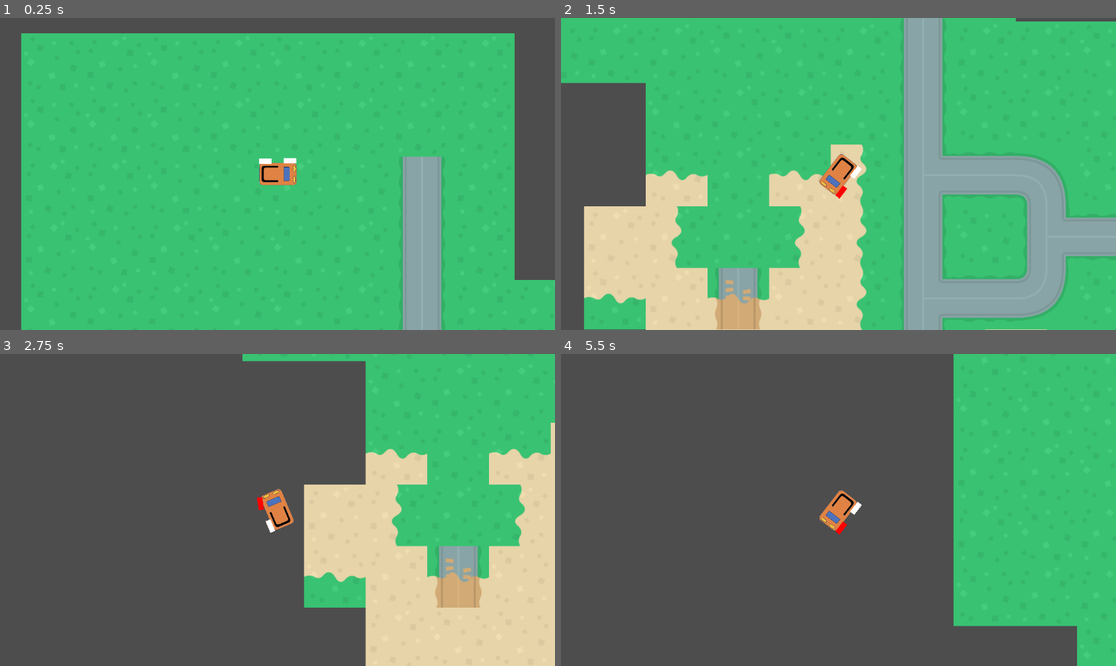
Above: before the commit, frames 1-4 (two rows, left to right).
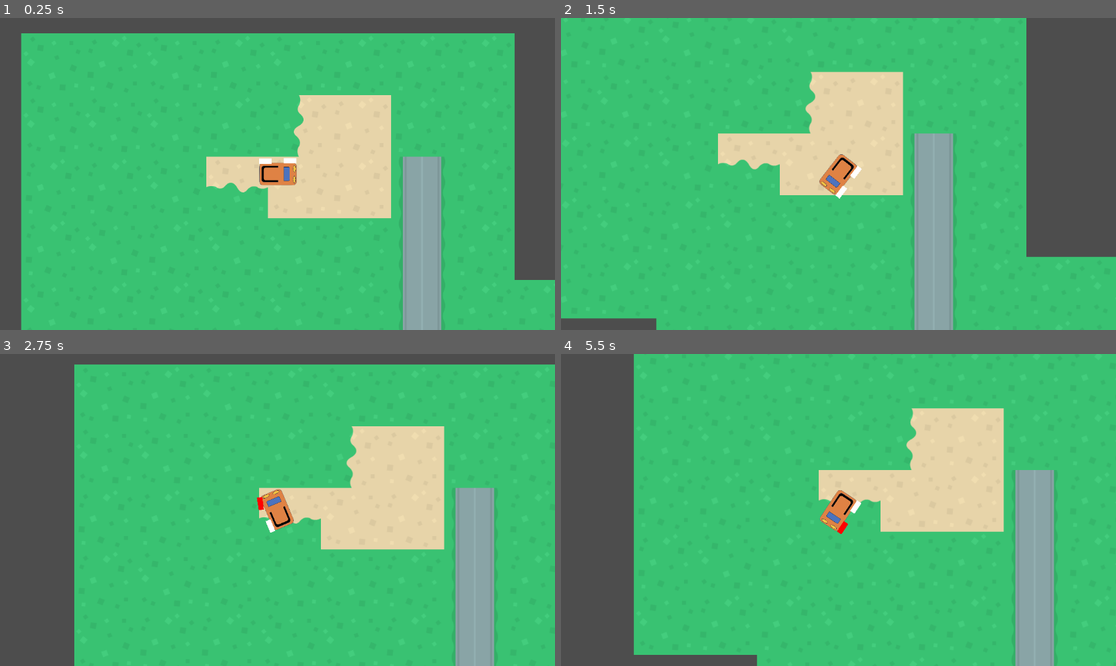
Above: after the commit, the same moments.

Repository: joshmutus/godotstuff
Game: Godot game, scene res://world.tscn
The game is run twice, just before and just after one commit, with the same random seed, the same clock (stepped at 60 frames per second) and the same inputs.
Inputs:
- Up to frame 1 (0.25 s): no input
- Up to frame 2 (1.5 s): tap Enter at 0.5 s; hold Right (steer_right) 0.53-1.28 s; hold Up (gas) 0.53-1.28 s; hold Down (brake) from 1.28 s (still down); tap Up (gas) at 1.35 s
- Up to frame 3 (2.75 s): release Down (brake) at 2.03 s; hold Right (steer_right) from 2.03 s (still down); hold Up (gas) from 2.03 s (still down)
- Up to frame 4 (5.5 s): release Up (gas) at 2.78 s; tap Up (gas) at 2.85, 4.35 s; release Right (steer_right) at 3.53 s; hold Up (gas) 3.53-4.28 s; hold Left (steer_left) 3.53-5.03 s; hold Down (brake) from 5.03 s (still down); hold Up (gas) from 5.03 s (still down)

The runs differ from the first frame. In frame 1, 8.3% of the frame differs, in the area x 37-71%, y 24-65%; in frame 2, 52%; in frame 3, 69%, in the area x 13-100%, y 0-100%; in frame 4, 66%.
Error after the commit: Invalid access to property or key 'world_to_ma' on a base object of type 'TileMap'. (res://car.gd:28)

Commit message:
Messing around

Diff:
--- a/car.gd
+++ b/car.gd
@@ -25,9 +25,10 @@
 
 
 func apply_friction():
-	for i in get_slide_collision_count():
-		var col = get_slide_collision(i)
-		print(col.get_collider().name)
+	print(%racing_terrain.world_to_ma)
+	# for i in get_slide_collision_count():
+	# 	var col = get_slide_collision(i)
+	# 	print("collision with: ", col.get_property_list())
 	if velocity.length() < 10:
 		velocity = Vector2.ZERO
 	var friction_force = velocity * friction
@@ -68,12 +69,12 @@
 	if velocity.length() > slip_speed:
 		%fw_rect.color = Color(1.0, 0.0, 0.0, 1.0)
 		traction = traction_fast
-		print("slipping traction: ", traction)
+		# print("slipping traction: ", traction)
 	var d = new_heading.dot(velocity.normalized())
 	if d > 0:
 		# velocity = new_heading*velocity.length()
 		velocity = velocity.lerp(new_heading * velocity.length(), traction)
-		print(rad_to_deg(new_heading.angle()), new_heading * velocity.length() - velocity)
+		# print(rad_to_deg(new_heading.angle()), new_heading * velocity.length() - velocity)
 	if d < 0:
 		velocity = -new_heading * min(velocity.length(), max_speed_reverse)
 	rotation = new_heading.angle()
--- a/world.tscn
+++ b/world.tscn
@@ -1,7 +1,15 @@
-[gd_scene load_steps=5 format=3 uid="uid://bp4ln6odug5dw"]
-
+[gd_scene load_steps=9 format=3 uid="uid://bp4ln6odug5dw"]
+
+[ext_resource type="Script" path="res://world.gd" id="1_t1rgj"]
 [ext_resource type="PackedScene" uid="uid://dtebpl86mvai" path="res://car.tscn" id="2_n1xu7"]
 [ext_resource type="Texture2D" uid="uid://bui40rypxw13n" path="res://terrainTiles_retina.png" id="3_fcgsr"]
+[ext_resource type="Script" path="res://racing_terrain.gd" id="4_s20ky"]
+
+[sub_resource type="PhysicsMaterial" id="PhysicsMaterial_rb8ku"]
+resource_name = "grass"
+
+[sub_resource type="PhysicsMaterial" id="PhysicsMaterial_c6el4"]
+resource_name = "asphalt"
 
 [sub_resource type="TileSetAtlasSource" id="TileSetAtlasSource_dcxl5"]
 resource_name = "terrain"
@@ -10,6 +18,11 @@
 0:0/0 = 0
 0:0/0/terrain_set = 0
 0:0/0/terrain = 0
+0:0/0/physics_layer_0/linear_velocity = Vector2(0, 0)
+0:0/0/physics_layer_0/angular_velocity = 0.0
+0:0/0/physics_layer_0/polygon_0/points = PackedVector2Array(64, 64, -64, 64, -64, -64, 64, -64)
+0:0/0/physics_layer_1/linear_velocity = Vector2(0, 0)
+0:0/0/physics_layer_1/angular_velocity = 0.0
 0:0/0/terrains_peering_bit/right_side = 0
 0:0/0/terrains_peering_bit/bottom_right_corner = 0
 0:0/0/terrains_peering_bit/bottom_side = 0
@@ -21,6 +34,13 @@
 1:0/0 = 0
 1:0/0/terrain_set = 0
 1:0/0/terrain = 3
+1:0/0/physics_layer_0/linear_velocity = Vector2(0, 0)
+1:0/0/physics_layer_0/angular_velocity = 0.0
+1:0/0/physics_layer_0/polygon_0/points = PackedVector2Array(-32, -64, -32, 64, -64, 64, -64, -64, -64, -64, -64, -64, -32, -64)
+1:0/0/physics_layer_0/polygon_1/points = PackedVector2Array(32, -64, 32, 64, 64, 64, 64, -64)
+1:0/0/physics_layer_1/linear_velocity = Vector2(0, 0)
+1:0/0/physics_layer_1/angular_velocity = 0.0
+1:0/0/physics_layer_1/polygon_0/points = PackedVector2Array(-32, -64, -32, 64, 32, 64, 32, -64)
 1:0/0/terrains_peering_bit/right_side = 0
 1:0/0/terrains_peering_bit/bottom_right_corner = 0
 1:0/0/terrains_peering_bit/bottom_side = 3
@@ -32,6 +52,10 @@
 2:0/0 = 0
 2:0/0/terrain_set = 0
 2:0/0/terrain = 3
+2:0/0/physics_layer_0/linear_velocity = Vector2(0, 0)
+2:0/0/physics_layer_0/angular_velocity = 0.0
+2:0/0/physics_layer_1/linear_velocity = Vector2(0, 0)
+2:0/0/physics_layer_1/angular_velocity = 0.0
 2:0/0/terrains_peering_bit/right_side = 3
 2:0/0/terrains_peering_bit/bottom_right_corner = 0
 2:0/0/terrains_peering_bit/bottom_side = 0
@@ -43,6 +67,10 @@
 3:0/0 = 0
 3:0/0/terrain_set = 0
 3:0/0/terrain = 3
+3:0/0/physics_layer_0/linear_velocity = Vector2(0, 0)
+3:0/0/physics_layer_0/angular_velocity = 0.0
+3:0/0/physics_layer_1/linear_velocity = Vector2(0, 0)
+3:0/0/physics_layer_1/angular_velocity = 0.0
 3:0/0/terrains_peering_bit/right_side = 3
 3:0/0/terrains_peering_bit/bottom_right_corner = 0
 3:0/0/terrains_peering_bit/bottom_side = 3
@@ -54,6 +82,10 @@
 4:0/0 = 0
 4:0/0/terrain_set = 0
 4:0/0/terrain = 3
+4:0/0/physics_layer_0/linear_velocity = Vector2(0, 0)
+4:0/0/physics_layer_0/angular_velocity = 0.0
+4:0/0/physics_layer_1/linear_velocity = Vector2(0, 0)
+4:0/0/physics_layer_1/angular_velocity = 0.0
 4:0/0/terrains_peering_bit/right_side = 0
 4:0/0/terrains_peering_bit/bottom_right_corner = 0
 4:0/0/terrains_peering_bit/bottom_side = 3
@@ -65,6 +97,10 @@
 5:0/0 = 0
 5:0/0/terrain_set = 0
 5:0/0/terrain = 3
+5:0/0/physics_layer_0/linear_velocity = Vector2(0, 0)
+5:0/0/physics_layer_0/angular_velocity = 0.0
+5:0/0/physics_layer_1/linear_velocity = Vector2(0, 0)
+5:0/0/physics_layer_1/angular_velocity = 0.0
 5:0/0/terrains_peering_bit/right_side = 3
 5:0/0/terrains_peering_bit/bottom_right_corner = 0
 5:0/0/terrains_peering_bit/bottom_side = 0
@@ -76,6 +112,10 @@
 6:0/0 = 0
 6:0/0/terrain_set = 0
 6:0/0/terrain = 3
+6:0/0/physics_layer_0/linear_velocity = Vector2(0, 0)
+6:0/0/physics_layer_0/angular_velocity = 0.0
+6:0/0/physics_layer_1/linear_velocity = Vector2(0, 0)
+6:0/0/physics_layer_1/angular_velocity = 0.0
 6:0/0/terrains_peering_bit/right_side = 3
 6:0/0/terrains_peering_bit/bottom_right_corner = 0
 6:0/0/terrains_peering_bit/bottom_side = 3
@@ -87,6 +127,10 @@
 7:0/0 = 0
 7:0/0/terrain_set = 0
 7:0/0/terrain = 1
+7:0/0/physics_layer_0/linear_velocity = Vector2(0, 0)
+7:0/0/physics_layer_0/angular_velocity = 0.0
+7:0/0/physics_layer_1/linear_velocity = Vector2(0, 0)
+7:0/0/physics_layer_1/angular_velocity = 0.0
 7:0/0/terrains_peering_bit/right_side = 1
 7:0/0/terrains_peering_bit/bottom_right_corner = 1
 7:0/0/terrains_peering_bit/bottom_side = 1
@@ -98,6 +142,10 @@
 8:0/0 = 0
 8:0/0/terrain_set = 0
 8:0/0/terrain = 1
+8:0/0/physics_layer_0/linear_velocity = Vector2(0, 0)
+8:0/0/physics_layer_0/angular_velocity = 0.0
+8:0/0/physics_layer_1/linear_velocity = Vector2(0, 0)
+8:0/0/physics_layer_1/angular_velocity = 0.0
 8:0/0/terrains_peering_bit/right_side = 0
 8:0/0/terrains_peering_bit/bottom_right_corner = 0
 8:0/0/terrains_peering_bit/bottom_side = 1
@@ -109,6 +157,10 @@
 9:0/0 = 0
 9:0/0/terrain_set = 0
 9:0/0/terrain = 3
+9:0/0/physics_layer_0/linear_velocity = Vector2(0, 0)
+9:0/0/physics_layer_0/angular_velocity = 0.0
+9:0/0/physics_layer_1/linear_velocity = Vector2(0, 0)
+9:0/0/physics_layer_1/angular_velocity = 0.0
 9:0/0/terrains_peering_bit/right_side = 3
 9:0/0/terrains_peering_bit/bottom_right_corner = 0
 9:0/0/terrains_peering_bit/bottom_side = 0
@@ -120,6 +172,11 @@
 0:1/0 = 0
 0:1/0/terrain_set = 0
 0:1/0/terrain = 0
+0:1/0/physics_layer_0/linear_velocity = Vector2(0, 0)
+0:1/0/physics_layer_0/angular_velocity = 0.0
+0:1/0/physics_layer_0/polygon_0/points = PackedVector2Array(-64, -64, -64, 64, 64, 64, 64, -64, -64, -64)
+0:1/0/physics_layer_1/linear_velocity = Vector2(0, 0)
+0:1/0/physics_layer_1/angular_velocity = 0.0
 0:1/0/terrains_peering_bit/right_side = 0
 0:1/0/terrains_peering_bit/bottom_right_corner = 0
 0:1/0/terrains_peering_bit/bottom_side = 0
@@ -131,6 +188,10 @@
 1:1/0 = 0
 1:1/0/terrain_set = 0
 1:1/0/terrain = 3
+1:1/0/physics_layer_0/linear_velocity = Vector2(0, 0)
+1:1/0/physics_layer_0/angular_velocity = 0.0
+1:1/0/physics_layer_1/linear_velocity = Vector2(0, 0)
+1:1/0/physics_layer_1/angular_velocity = 0.0
 1:1/0/terrains_peering_bit/right_side = 3
 1:1/0/terrains_peering_bit/bottom_right_corner = 0
 1:1/0/terrains_peering_bit/bottom_side = 3
@@ -142,6 +203,10 @@
 2:1/0 = 0
 2:1/0/terrain_set = 0
 2:1/0/terrain = 3
+2:1/0/physics_layer_0/linear_velocity = Vector2(0, 0)
+2:1/0/physics_layer_0/angular_velocity = 0.0
+2:1/0/physics_layer_1/linear_velocity = Vector2(0, 0)
+2:1/0/physics_layer_1/angular_velocity = 0.0
 2:1/0/terrains_peering_bit/right_side = 3
 2:1/0/terrains_peering_bit/bottom_right_corner = 0
 2:1/0/terrains_peering_bit/bottom_side = 3
@@ -153,6 +218,10 @@
 3:1/0 = 0
 3:1/0/terrain_set = 0
 3:1/0/terrain = 3
+3:1/0/physics_layer_0/linear_velocity = Vector2(0, 0)
+3:1/0/physics_layer_0/angular_velocity = 0.0
+3:1/0/physics_layer_1/linear_velocity = Vector2(0, 0)
+3:1/0/physics_layer_1/angular_velocity = 0.0
 3:1/0/terrains_peering_bit/right_side = 3
 3:1/0/terrains_peering_bit/bottom_right_corner = 0
 3:1/0/terrains_peering_bit/bottom_side = 3
@@ -164,6 +233,10 @@
 4:1/0 = 0
 4:1/0/terrain_set = 0
 4:1/0/terrain = 3
+4:1/0/physics_layer_0/linear_velocity = Vector2(0, 0)
+4:1/0/physics_layer_0/angular_velocity = 0.0
+4:1/0/physics_layer_1/linear_velocity = Vector2(0, 0)
+4:1/0/physics_layer_1/angular_velocity = 0.0
 4:1/0/terrains_peering_bit/right_side = 0
 4:1/0/terrains_peering_bit/bottom_right_corner = 0
 4:1/0/terrains_peering_bit/bottom_side = 3
@@ -175,6 +248,10 @@
 5:1/0 = 0
 5:1/0/terrain_set = 0
 5:1/0/terrain = 3
+5:1/0/physics_layer_0/linear_velocity = Vector2(0, 0)
+5:1/0/physics_layer_0/angular_velocity = 0.0
+5:1/0/physics_layer_1/linear_velocity = Vector2(0, 0)
+5:1/0/physics_layer_1/angular_velocity = 0.0
 5:1/0/terrains_peering_bit/right_side = 3
 5:1/0/terrains_peering_bit/bottom_right_corner = 0
 5:1/0/terrains_peering_bit/bottom_side = 0
@@ -186,6 +263,10 @@
 6:1/0 = 0
 6:1/0/terrain_set = 0
 6:1/0/terrain = 3
+6:1/0/physics_layer_0/linear_velocity = Vector2(0, 0)
+6:1/0/physics_layer_0/angular_velocity = 0.0
+6:1/0/physics_layer_1/linear_velocity = Vector2(0, 0)
+6:1/0/physics_layer_1/angular_velocity = 0.0
 6:1/0/terrains_peering_bit/right_side = 0
 6:1/0/terrains_peering_bit/bottom_right_corner = 0
 6:1/0/terrains_peering_bit/bottom_side = 0
@@ -197,6 +278,10 @@
 7:1/0 = 0
 7:1/0/terrain_set = 0
 7:1/0/terrain = 1
+7:1/0/physics_layer_0/linear_velocity = Vector2(0, 0)
+7:1/0/physics_layer_0/angular_velocity = 0.0
+7:1/0/physics_layer_1/linear_velocity = Vector2(0, 0)
+7:1/0/physics_layer_1/angular_velocity = 0.0
 7:1/0/terrains_peering_bit/right_side = 1
 7:1/0/terrains_peering_bit/bottom_right_corner = 0
 7:1/0/terrains_peering_bit/bottom_side = 0
@@ -208,6 +293,10 @@
 8:1/0 = 0
 8:1/0/terrain_set = 0
 8:1/0/terrain = 1
+8:1/0/physics_layer_0/linear_velocity = Vector2(0, 0)
+8:1/0/physics_layer_0/angular_velocity = 0.0
+8:1/0/physics_layer_1/linear_velocity = Vector2(0, 0)
+8:1/0/physics_layer_1/angular_velocity = 0.0
 8:1/0/terrains_peering_bit/right_side = 1
 8:1/0/terrains_peering_bit/bottom_right_corner = 1
 8:1/0/terrains_peering_bit/bottom_side = 1
@@ -219,6 +308,10 @@
 9:1/0 = 0
 9:1/0/terrain_set = 0
 9:1/0/terrain = 1
+9:1/0/physics_layer_0/linear_velocity = Vector2(0, 0)
+9:1/0/physics_layer_0/angular_velocity = 0.0
+9:1/0/physics_layer_1/linear_velocity = Vector2(0, 0)
+9:1/0/physics_layer_1/angular_velocity = 0.0
 9:1/0/terrains_peering_bit/right_side = 1
 9:1/0/terrains_peering_bit/bottom_right_corner = 1
 9:1/0/terrains_peering_bit/bottom_side = 1
@@ -230,6 +323,10 @@
 0:2/0 = 0
 0:2/0/terrain_set = 0
 0:2/0/terrain = 1
+0:2/0/physics_layer_0/linear_velocity = Vector2(0, 0)
+0:2/0/physics_layer_0/angular_velocity = 0.0
+0:2/0/physics_layer_1/linear_velocity = Vector2(0, 0)
+0:2/0/physics_layer_1/angular_velocity = 0.0
 0:2/0/terrains_peering_bit/right_side = 1
 0:2/0/terrains_peering_bit/bottom_right_corner = 1
 0:2/0/terrains_peering_bit/bottom_side = 1
@@ -241,6 +338,10 @@
 1:2/0 = 0
 1:2/0/terrain_set = 0
 1:2/0/terrain = 2
+1:2/0/physics_layer_0/linear_velocity = Vector2(0, 0)
+1:2/0/physics_layer_0/angular_velocity = 0.0
+1:2/0/physics_layer_1/linear_velocity = Vector2(0, 0)
+1:2/0/physics_layer_1/angular_velocity = 0.0
 1:2/0/terrains_peering_bit/right_side = 1
 1:2/0/terrains_peering_bit/bottom_right_corner = 1
 1:2/0/terrains_peering_bit/bottom_side = 2
@@ -252,6 +353,10 @@
 2:2/0 = 0
 2:2/0/terrain_set = 0
 2:2/0/terrain = 2
+2:2/0/physics_layer_0/linear_velocity = Vector2(0, 0)
+2:2/0/physics_layer_0/angular_velocity = 0.0
+2:2/0/physics_layer_1/linear_velocity = Vector2(0, 0)
+2:2/0/physics_layer_1/angular_velocity = 0.0
 2:2/0/terrains_peering_bit/right_side = 2
 2:2/0/terrains_peering_bit/bottom_right_corner = 1
 2:2/0/terrains_peering_bit/bottom_side = 1
@@ -263,6 +368,10 @@
 3:2/0 = 0
 3:2/0/terrain_set = 0
 3:2/0/terrain = 2
+3:2/0/physics_layer_0/linear_velocity = Vector2(0, 0)
+3:2/0/physics_layer_0/angular_velocity = 0.0
+3:2/0/physics_layer_1/linear_velocity = Vector2(0, 0)
+3:2/0/physics_layer_1/angular_velocity = 0.0
 3:2/0/terrains_peering_bit/right_side = 2
 3:2/0/terrains_peering_bit/bottom_right_corner = 1
 3:2/0/terrains_peering_bit/bottom_side = 2
@@ -274,6 +383,10 @@
 4:2/0 = 0
 4:2/0/terrain_set = 0
 4:2/0/terrain = 2
+4:2/0/physics_layer_0/linear_velocity = Vector2(0, 0)
+4:2/0/physics_layer_0/angular_velocity = 0.0
+4:2/0/physics_layer_1/linear_velocity = Vector2(0, 0)
+4:2/0/physics_layer_1/angular_velocity = 0.0
 4:2/0/terrains_peering_bit/right_side = 1
 4:2/0/terrains_peering_bit/bottom_right_corner = 1
 4:2/0/terrains_peering_bit/bottom_side = 2
@@ -285,6 +398,10 @@
 5:2/0 = 0
 5:2/0/terrain_set = 0
 5:2/0/terrain = 2
+5:2/0/physics_layer_0/linear_velocity = Vector2(0, 0)
+5:2/0/physics_layer_0/angular_velocity = 0.0
+5:2/0/physics_layer_1/linear_velocity = Vector2(0, 0)
+5:2/0/physics_layer_1/angular_velocity = 0.0
 5:2/0/terrains_peering_bit/right_side = 2
 5:2/0/terrains_peering_bit/bottom_right_corner = 1
 5:2/0/terrains_peering_bit/bottom_side = 1
@@ -296,6 +413,10 @@
 6:2/0 = 0
 6:2/0/terrain_set = 0
 6:2/0/terrain = 2
+6:2/0/physics_layer_0/linear_velocity = Vector2(0, 0)
+6:2/0/physics_layer_0/angular_velocity = 0.0
+6:2/0/physics_layer_1/linear_velocity = Vector2(0, 0)
+6:2/0/physics_layer_1/angular_velocity = 0.0
 6:2/0/terrains_peering_bit/right_side = 2
 6:2/0/terrains_peering_bit/bottom_right_corner = 1
 6:2/0/terrains_peering_bit/bottom_side = 2
@@ -307,6 +428,10 @@
 7:2/0 = 0
 7:2/0/terrain_set = 0
 7:2/0/terrain = 3
+7:2/0/physics_layer_0/linear_velocity = Vector2(0, 0)
+7:2/0/physics_layer_0/angular_velocity = 0.0
+7:2/0/physics_layer_1/linear_velocity = Vector2(0, 0)
+7:2/0/physics_layer_1/angular_velocity = 0.0
 7:2/0/terrains_peering_bit/right_side = 2
 7:2/0/terrains_peering_bit/bottom_right_corner = 1
 7:2/0/terrains_peering_bit/bottom_side = 1
@@ -318,6 +443,10 @@
 8:2/0 = 0
 8:2/0/terrain_set = 0
 8:2/0/terrain = 2
+8:2/0/physics_layer_0/linear_velocity = Vector2(0, 0)
+8:2/0/physics_layer_0/angular_velocity = 0.0
+8:2/0/physics_layer_1/linear_velocity = Vector2(0, 0)
+8:2/0/physics_layer_1/angular_velocity = 0.0
 8:2/0/terrains_peering_bit/right_side = 3
 8:2/0/terrains_peering_bit/bottom_right_corner = 0
 8:2/0/terrains_peering_bit/bottom_side = 1
@@ -329,6 +458,10 @@
 9:2/0 = 0
 9:2/0/terrain_set = 0
 9:2/0/terrain = 2
+9:2/0/physics_layer_0/linear_velocity = Vector2(0, 0)
+9:2/0/physics_layer_0/angular_velocity = 0.0
+9:2/0/physics_layer_1/linear_velocity = Vector2(0, 0)
+9:2/0/physics_layer_1/angular_velocity = 0.0
 9:2/0/terrains_peering_bit/right_side = 2
 9:2/0/terrains_peering_bit/bottom_right_corner = 1
 9:2/0/terrains_peering_bit/bottom_side = 1
@@ -340,6 +473,10 @@
 0:3/0 = 0
 0:3/0/terrain_set = 0
 0:3/0/terrain = 1
+0:3/0/physics_layer_0/linear_velocity = Vector2(0, 0)
+0:3/0/physics_layer_0/angular_velocity = 0.0
+0:3/0/physics_layer_1/linear_velocity = Vector2(0, 0)
+0:3/0/physics_layer_1/angular_velocity = 0.0
 0:3/0/terrains_peering_bit/right_side = 1
 0:3/0/terrains_peering_bit/bottom_right_corner = 1
 0:3/0/terrains_peering_bit/bottom_side = 1
@@ -351,6 +488,10 @@
 1:3/0 = 0
 1:3/0/terrain_set = 0
 1:3/0/terrain = 2
+1:3/0/physics_layer_0/linear_velocity = Vector2(0, 0)
+1:3/0/physics_layer_0/angular_velocity = 0.0
+1:3/0/physics_layer_1/linear_velocity = Vector2(0, 0)
+1:3/0/physics_layer_1/angular_velocity = 0.0
 1:3/0/terrains_peering_bit/right_side = 2
 1:3/0/terrains_peering_bit/bottom_right_corner = 1
 1:3/0/terrains_peering_bit/bottom_side = 2
@@ -362,6 +503,10 @@
 2:3/0 = 0
 2:3/0/terrain_set = 0
 2:3/0/terrain = 2
+2:3/0/physics_layer_0/linear_velocity = Vector2(0, 0)
+2:3/0/physics_layer_0/angular_velocity = 0.0
+2:3/0/physics_layer_1/linear_velocity = Vector2(0, 0)
+2:3/0/physics_layer_1/angular_velocity = 0.0
 2:3/0/terrains_peering_bit/right_side = 2
 2:3/0/terrains_peering_bit/bottom_right_corner = 1
 2:3/0/terrains_peering_bit/bottom_side = 2
@@ -373,6 +518,10 @@
 3:3/0 = 0
 3:3/0/terrain_set = 0
 3:3/0/terrain = 2
+3:3/0/physics_layer_0/linear_velocity = Vector2(0, 0)
+3:3/0/physics_layer_0/angular_velocity = 0.0
+3:3/0/physics_layer_1/linear_velocity = Vector2(0, 0)
+3:3/0/physics_layer_1/angular_velocity = 0.0
 3:3/0/terrains_peering_bit/right_side = 2
 3:3/0/terrains_peering_bit/bottom_right_corner = 1
 3:3/0/terrains_peering_bit/bottom_side = 2
@@ -384,6 +533,10 @@
 4:3/0 = 0
 4:3/0/terrain_set = 0
 4:3/0/terrain = 2
+4:3/0/physics_layer_0/linear_velocity = Vector2(0, 0)
+4:3/0/physics_layer_0/angular_velocity = 0.0
+4:3/0/physics_layer_1/linear_velocity = Vector2(0, 0)
+4:3/0/physics_layer_1/angular_velocity = 0.0
 4:3/0/terrains_peering_bit/right_side = 1
 4:3/0/terrains_peering_bit/bottom_right_corner = 1
 4:3/0/terrains_peering_bit/bottom_side = 2
@@ -394,6 +547,10 @@
 5:3/0 = 0
 5:3/0/terrain_set = 0
 5:3/0/terrain = 2
+5:3/0/physics_layer_0/linear_velocity = Vector2(0, 0)
+5:3/0/physics_layer_0/angular_velocity = 0.0
+5:3/0/physics_layer_1/linear_velocity = Vector2(0, 0)
+5:3/0/physics_layer_1/angular_velocity = 0.0
 5:3/0/terrains_peering_bit/right_side = 2
 5:3/0/terrains_peering_bit/bottom_right_corner = 1
 5:3/0/terrains_peering_bit/bottom_side = 1
@@ -405,6 +562,10 @@
 6:3/0 = 0
 6:3/0/terrain_set = 0
 6:3/0/terrain = 2
+6:3/0/physics_layer_0/linear_velocity = Vector2(0, 0)
+6:3/0/physics_layer_0/angular_velocity = 0.0
+6:3/0/physics_layer_1/linear_velocity = Vector2(0, 0)
+6:3/0/physics_layer_1/angular_velocity = 0.0
 6:3/0/terrains_peering_bit/right_side = 1
 6:3/0/terrains_peering_bit/bottom_right_corner = 1
 6:3/0/terrains_peering_bit/bottom_side = 1
@@ -416,6 +577,10 @@
 7:3/0 = 0
 7:3/0/terrain_set = 0
 7:3/0/terrain = 2
+7:3/0/physics_layer_0/linear_velocity = Vector2(0, 0)
+7:3/0/physics_layer_0/angular_velocity = 0.0
+7:3/0/physics_layer_1/linear_velocity = Vector2(0, 0)
+7:3/0/physics_layer_1/angular_velocity = 0.0
 7:3/0/terrains_peering_bit/right_side = 1
 7:3/0/terrains_peering_bit/bottom_right_corner = 0
 7:3/0/terrains_peering_bit/bottom_side = 3
@@ -427,6 +592,10 @@
 8:3/0 = 0
 8:3/0/terrain_set = 0
 8:3/0/terrain = 3
+8:3/0/physics_layer_0/linear_velocity = Vector2(0, 0)
+8:3/0/physics_layer_0/angular_velocity = 0.0
+8:3/0/physics_layer_1/linear_velocity = Vector2(0, 0)
+8:3/0/physics_layer_1/angular_velocity = 0.0
 8:3/0/terrains_peering_bit/right_side = 0
 8:3/0/terrains_peering_bit/bottom_right_corner = 1
 8:3/0/terrains_peering_bit/bottom_side = 2
@@ -438,6 +607,10 @@
 9:3/0 = 0
 9:3/0/terrain_set = 0
 9:3/0/terrain = 3
+9:3/0/physics_layer_0/linear_velocity = Vector2(0, 0)
+9:3/0/physics_layer_0/angular_velocity = 0.0
+9:3/0/physics_layer_1/linear_velocity = Vector2(0, 0)
+9:3/0/physics_layer_1/angular_velocity = 0.0
 9:3/0/terrains_peering_bit/right_side = 0
 9:3/0/terrains_peering_bit/bottom_right_corner = 0
 9:3/0/terrains_peering_bit/bottom_side = 3
@@ -449,6 +622,12 @@
 
 [sub_resource type="TileSet" id="TileSet_t3x3h"]
 tile_size = Vector2i(128, 128)
+physics_layer_0/collision_layer = 1
+physics_layer_0/collision_mask = 0
+physics_layer_0/physics_material = SubResource("PhysicsMaterial_rb8ku")
+physics_layer_1/collision_layer = 1
+physics_layer_1/collision_mask = 0
+physics_layer_1/physics_material = SubResource("PhysicsMaterial_c6el4")
 terrain_set_0/mode = 0
 terrain_set_0/terrain_0/name = "grass"
 terrain_set_0/terrain_0/color = Color(0, 0.831373, 0.027451, 1)
@@ -461,13 +640,16 @@
 sources/0 = SubResource("TileSetAtlasSource_dcxl5")
 
 [node name="world" type="Node2D"]
+script = ExtResource("1_t1rgj")
 
 [node name="car" parent="." instance=ExtResource("2_n1xu7")]
 position = Vector2(236, 162)
 
 [node name="racing_terrain" type="TileMap" parent="."]
+unique_name_in_owner = true
 z_index = -1
 position = Vector2(600, 638)
 tile_set = SubResource("TileSet_t3x3h")
 format = 2
-layer_0/tile_data = PackedInt32Array(65538, 131072, 0, 65539 …(8053 unchanged characters)… 27681, 0, 1, -131074, 0, 1, -196610, 0, 0, -262146, 0, 1, -327682, 0, 1, -131075, 0, 0, -196611, 0, 1, -262147, 0, 1, -327683, 0, 0, -131076, 0, 0, -196612, 0, 0, -262148, 0, 1, -327684, 0, 1, -131077, …(199 unchanged characters)…
+layer_0/tile_data = PackedInt32Array(65538, 131072, 0, 65539 …(8053 unchanged characters)… 27681, 0, 1, -131074, 0, 1, -196610, 0, 3, -262146, 0, 3, -327682, 0, 1, -131075, 0, 0, -196611, 0, 2, -262147, 458752, 0, -327683, 0, 0, -131076, 0, 0, -196612, 458752, 1, -262148, 0, 1, -327684, 0, 1, -131077, …(199 unchanged characters)…
+script = ExtResource("4_s20ky")
